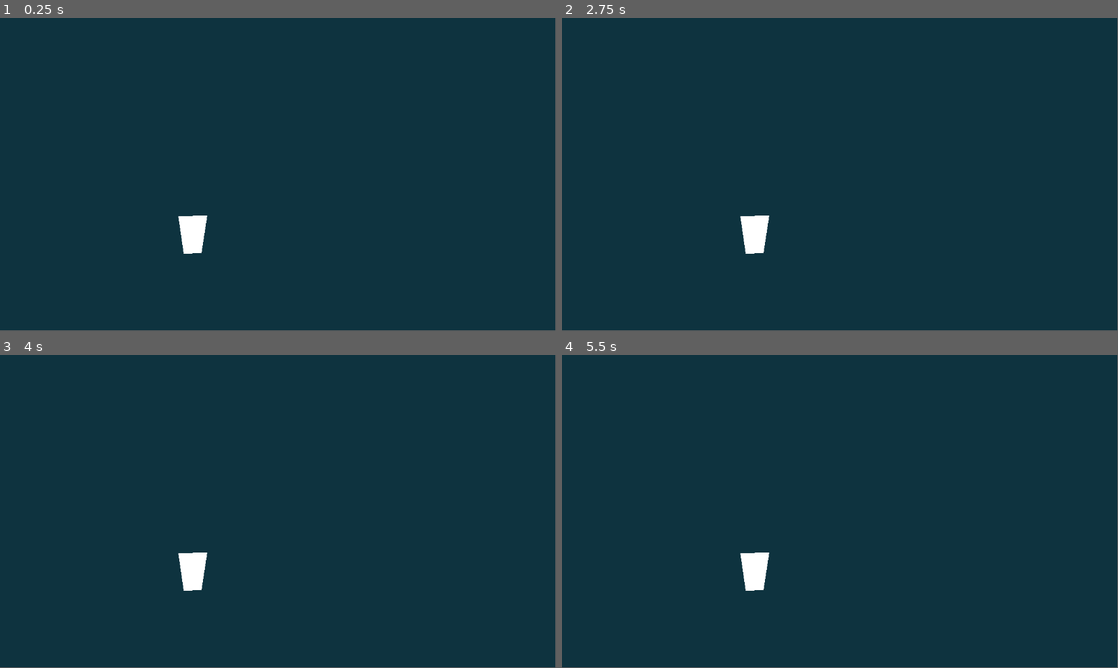
Above: before the commit, frames 1-4 (two rows, left to right).
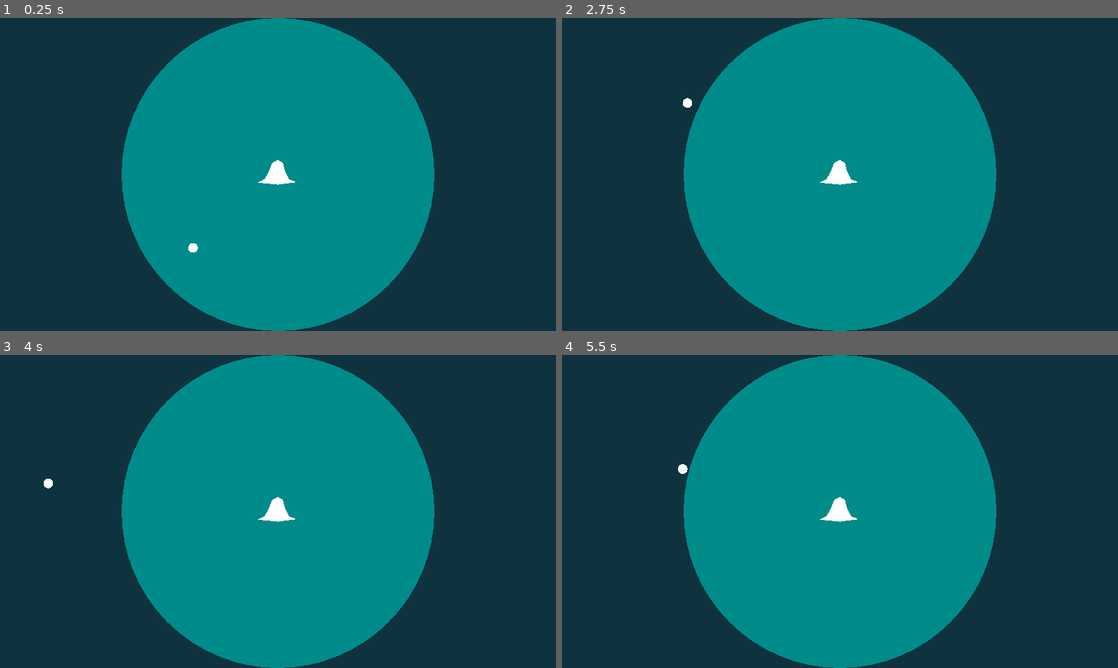
Above: after the commit, the same moments.

Repository: conradte3/ring-it-on
Game: Godot game, scene res://main.tscn
Same seed, same stepped clock (60 frames per second), same inputs: the game is played once before the commit and once after it.
Inputs:
- Up to frame 1 (0.25 s): no input
- Up to frame 2 (2.75 s): tap Enter at 0.5 s; hold E (up) 0.53-2.03 s; hold S (left) from 2.03 s (still down)
- Up to frame 3 (4 s): release S (left) at 3.53 s; hold D (down) from 3.53 s (still down)
- Up to frame 4 (5.5 s): tap Space at 4.25 s; release D (down) at 4.28 s; hold F (right) 4.28-5.03 s; hold E (up) from 5.03 s (still down)
In our replay, the window is 799x449 before the commit and 800x450 after it. These sizes can differ from the game's own. Grey fills any space a smaller window leaves; there, only what the larger window draws over its background counts as a difference.

The runs differ from the first frame. In frame 1, 44% of the frame differs, in the area x 21-79%, y 0-100%; in frame 2, 44%; in frame 3, 44%; in frame 4, 44%, in the area x 20-79%, y 0-100%.

Commit message:
Basic bell and enemy stuff, I guess I'm going with this

Diff:
--- /dev/null
+++ b/bell.gd
@@ -0,0 +1,29 @@
+extends Node2D
+
+var enemy_scene = preload("res://enemy.tscn")
+
+var wave_radius := 0.0
+
+func _on_area_2d_area_entered(_area: Area2D) -> void:
+	print("Ding!")
+	ring()
+
+func ring() -> void:
+	var tw = create_tween()
+	tw.tween_method(update_wave, 0.0, 1000.0, 1.0)
+
+	for i in range(10):
+		var inst = enemy_scene.instantiate()
+		var angle = randf_range(0.0, PI * 2)
+		var height = get_viewport_rect().size.y / 2.
+		inst.global_position = global_position + Vector2(height, 0.0).rotated(angle)
+		owner.add_child.call_deferred(inst)
+
+func update_wave(radius: float) -> void:
+	wave_radius = radius
+	queue_redraw()
+
+func _draw() -> void:
+	draw_circle(Vector2.ZERO, get_viewport_rect().size.y / 2., Color.DARK_CYAN)
+	if wave_radius > 0 and wave_radius < 1000.0:
+		draw_arc(Vector2.ZERO, wave_radius, 0.0, PI * 2.0, floor(wave_radius / 2), Color.WHITE, 2.0, true)
--- /dev/null
+++ b/bell.tscn
@@ -0,0 +1,21 @@
+[gd_scene load_steps=3 format=3 uid="uid://dhxy55ndj57jo"]
+
+[ext_resource type="Script" path="res://bell.gd" id="1_i7tal"]
+
+[sub_resource type="CircleShape2D" id="CircleShape2D_fla4c"]
+radius = 18.868
+
+[node name="Bell" type="Node2D"]
+script = ExtResource("1_i7tal")
+
+[node name="Polygon2D" type="Polygon2D" parent="."]
+polygon = PackedVector2Array(0, -30, -12, -24, -19, -6, -28, 10, -42, 17, 0, 21, 39, 16, 23, 10, 15, -6, 10, -24)
+
+[node name="Area2D" type="Area2D" parent="."]
+collision_layer = 0
+collision_mask = 8
+
+[node name="CollisionShape2D" type="CollisionShape2D" parent="Area2D"]
+shape = SubResource("CircleShape2D_fla4c")
+
+[connection signal="area_entered" from="Area2D" to="." method="_on_area_2d_area_entered"]
--- /dev/null
+++ b/enemy.gd
@@ -0,0 +1,31 @@
+extends Node2D
+
+var target: Node2D
+var speed = 100.0
+
+var avoiding: Array[Node2D] = [] as Array[Node2D]
+
+func _ready() -> void:
+	target = get_tree().get_first_node_in_group("player")
+
+func _process(delta: float) -> void:
+	var dir = (target.global_position - global_position).normalized()
+	for avoid in avoiding:
+		var diff = avoid.global_position - global_position
+		var length = diff.length()
+		var force = 5.0
+		if length >= 1.0:
+			force = force / length
+		dir -= diff.normalized() * force
+
+	position += dir.normalized() * speed * delta
+
+func _draw() -> void:
+	draw_circle(Vector2.ZERO, 10.0, Color.RED)
+
+
+func _on_avoid_detector_area_entered(area: Area2D) -> void:
+	avoiding.append(area)
+
+func _on_avoid_detector_area_exited(area: Area2D) -> void:
+	avoiding.erase(area)
--- /dev/null
+++ b/enemy.tscn
@@ -0,0 +1,28 @@
+[gd_scene load_steps=4 format=3 uid="uid://dcc6ib4he2d4n"]
+
+[ext_resource type="Script" path="res://enemy.gd" id="1_5e1t1"]
+
+[sub_resource type="CircleShape2D" id="CircleShape2D_urb00"]
+radius = 31.4006
+
+[sub_resource type="CircleShape2D" id="CircleShape2D_wjaqe"]
+
+[node name="Enemy" type="Node2D"]
+script = ExtResource("1_5e1t1")
+
+[node name="AvoidDetector" type="Area2D" parent="."]
+collision_layer = 0
+collision_mask = 128
+
+[node name="CollisionShape2D" type="CollisionShape2D" parent="AvoidDetector"]
+shape = SubResource("CircleShape2D_urb00")
+
+[node name="AvoidSpace" type="Area2D" parent="."]
+collision_layer = 128
+collision_mask = 0
+
+[node name="CollisionShape2D" type="CollisionShape2D" parent="AvoidSpace"]
+shape = SubResource("CircleShape2D_wjaqe")
+
+[connection signal="area_entered" from="AvoidDetector" to="." method="_on_avoid_detector_area_entered"]
+[connection signal="area_exited" from="AvoidDetector" to="." method="_on_avoid_detector_area_exited"]
--- a/main.tscn
+++ b/main.tscn
@@ -1,6 +1,7 @@
-[gd_scene load_steps=2 format=3 uid="uid://bgmreagrm8y47"]
+[gd_scene load_steps=3 format=3 uid="uid://bgmreagrm8y47"]
 
 [ext_resource type="PackedScene" uid="uid://cr66hiyocclu4" path="res://player.tscn" id="1_8en8c"]
+[ext_resource type="PackedScene" uid="uid://dhxy55ndj57jo" path="res://bell.tscn" id="2_s0uu7"]
 
 [node name="Main" type="Node2D"]
 
@@ -8,5 +9,8 @@
 color = Color(0.0588235, 0.2, 0.25098, 1)
 polygon = PackedVector2Array(-60, -56, -85, 703, 1240, 685, 1235, -73)
 
-[node name="Player" parent="." instance=ExtResource("1_8en8c")]
+[node name="Bell" parent="." instance=ExtResource("2_s0uu7")]
+position = Vector2(576, 324)
+
+[node name="Player" parent="." groups=["player"] instance=ExtResource("1_8en8c")]
 position = Vector2(400, 476)
--- a/player.gd
+++ b/player.gd
@@ -1,8 +1,20 @@
 extends Node2D
 
+@export_range(50.0, 400.0) var speed := 200.0
 
-func _input(event: InputEvent) -> void:
+func _input(_event: InputEvent) -> void:
 	pass
+var size := Vector2.ZERO
 
 func _process(delta: float) -> void:
 	var dir = Input.get_vector("left", "right", "up", "down")
+
+	position += dir * speed * delta
+
+	var old = size
+	size = get_viewport_rect().size
+	if old != size:
+		print(size)
+
+func _draw() -> void:
+	draw_circle(Vector2.ZERO, 10.0, Color.WHITE)
--- a/player.tscn
+++ b/player.tscn
@@ -1,10 +1,24 @@
-[gd_scene load_steps=2 format=3 uid="uid://cr66hiyocclu4"]
+[gd_scene load_steps=4 format=3 uid="uid://cr66hiyocclu4"]
 
 [ext_resource type="Script" path="res://player.gd" id="1_noqjy"]
+
+[sub_resource type="CircleShape2D" id="CircleShape2D_qocfm"]
+
+[sub_resource type="CircleShape2D" id="CircleShape2D_rjtut"]
 
 [node name="Player" type="Node2D"]
 script = ExtResource("1_noqjy")
 
-[node name="Polygon2D" type="Polygon2D" parent="."]
-position = Vector2(1, -19)
-polygon = PackedVector2Array(-31, -46, -20, 32, 17, 31, 29, -47)
+[node name="Ringer" type="Area2D" parent="."]
+collision_layer = 8
+collision_mask = 0
+
+[node name="CollisionShape2D" type="CollisionShape2D" parent="Ringer"]
+shape = SubResource("CircleShape2D_qocfm")
+
+[node name="Area2D" type="Area2D" parent="."]
+collision_layer = 2
+collision_mask = 0
+
+[node name="CollisionShape2D" type="CollisionShape2D" parent="Area2D"]
+shape = SubResource("CircleShape2D_rjtut")
--- a/project.godot
+++ b/project.godot
@@ -16,28 +16,53 @@
 config/features=PackedStringArray("4.2", "GL Compatibility")
 config/icon="res://icon.svg"
 
+[display]
+
+window/stretch/mode="canvas_items"
+
 [input]
 
 left={
 "deadzone": 0.5,
 "events": [Object(InputEventKey,"resource_local_to_scene":false,"resource_name":"","device":-1,"window_id":0,"alt_pressed":false,"shift_pressed":false,"ctrl_pressed":false,"meta_pressed":false,"pressed":false,"keycode":0,"physical_keycode":83,"key_label":0,"unicode":115,"echo":false,"script":null)
+, Object(InputEventKey,"resource_local_to_scene":false,"resource_name":"","device":-1,"window_id":0,"alt_pressed":false,"shift_pressed":false,"ctrl_pressed":false,"meta_pressed":false,"pressed":false,"keycode":0,"physical_keycode":4194319,"key_label":0,"unicode":0,"echo":false,"script":null)
+, Object(InputEventJoypadMotion,"resource_local_to_scene":false,"resource_name":"","device":-1,"axis":0,"axis_value":-1.0,"script":null)
 ]
 }
 right={
 "deadzone": 0.5,
 "events": [Object(InputEventKey,"resource_local_to_scene":false,"resource_name":"","device":-1,"window_id":0,"alt_pressed":false,"shift_pressed":false,"ctrl_pressed":false,"meta_pressed":false,"pressed":false,"keycode":0,"physical_keycode":70,"key_label":0,"unicode":102,"echo":false,"script":null)
+, Object(InputEventKey,"resource_local_to_scene":false,"resource_name":"","device":-1,"window_id":0,"alt_pressed":false,"shift_pressed":false,"ctrl_pressed":false,"meta_pressed":false,"pressed":false,"keycode":0,"physical_keycode":4194321,"key_label":0,"unicode":0,"echo":false,"script":null)
+, Object(InputEventJoypadMotion,"resource_local_to_scene":false,"resource_name":"","device":-1,"axis":0,"axis_value":1.0,"script":null)
 ]
 }
 up={
 "deadzone": 0.5,
 "events": [Object(InputEventKey,"resource_local_to_scene":false,"resource_name":"","device":-1,"window_id":0,"alt_pressed":false,"shift_pressed":false,"ctrl_pressed":false,"meta_pressed":false,"pressed":false,"keycode":0,"physical_keycode":69,"key_label":0,"unicode":101,"echo":false,"script":null)
+, Object(InputEventKey,"resource_local_to_scene":false,"resource_name":"","device":-1,"window_id":0,"alt_pressed":false,"shift_pressed":false,"ctrl_pressed":false,"meta_pressed":false,"pressed":false,"keycode":0,"physical_keycode":4194320,"key_label":0,"unicode":0,"echo":false,"script":null)
+, Object(InputEventJoypadMotion,"resource_local_to_scene":false,"resource_name":"","device":-1,"axis":1,"axis_value":-1.0,"script":null)
 ]
 }
 down={
 "deadzone": 0.5,
 "events": [Object(InputEventKey,"resource_local_to_scene":false,"resource_name":"","device":-1,"window_id":0,"alt_pressed":false,"shift_pressed":false,"ctrl_pressed":false,"meta_pressed":false,"pressed":false,"keycode":0,"physical_keycode":68,"key_label":0,"unicode":100,"echo":false,"script":null)
+, Object(InputEventKey,"resource_local_to_scene":false,"resource_name":"","device":-1,"window_id":0,"alt_pressed":false,"shift_pressed":false,"ctrl_pressed":false,"meta_pressed":false,"pressed":false,"keycode":0,"physical_keycode":4194322,"key_label":0,"unicode":0,"echo":false,"script":null)
+, Object(InputEventJoypadMotion,"resource_local_to_scene":false,"resource_name":"","device":-1,"axis":1,"axis_value":1.0,"script":null)
 ]
 }
+dash={
+"deadzone": 0.5,
+"events": [Object(InputEventKey,"resource_local_to_scene":false,"resource_name":"","device":-1,"window_id":0,"alt_pressed":false,"shift_pressed":false,"ctrl_pressed":false,"meta_pressed":false,"pressed":false,"keycode":0,"physical_keycode":32,"key_label":0,"unicode":32,"echo":false,"script":null)
+, Object(InputEventKey,"resource_local_to_scene":false,"resource_name":"","device":-1,"window_id":0,"alt_pressed":false,"shift_pressed":false,"ctrl_pressed":false,"meta_pressed":false,"pressed":false,"keycode":0,"physical_keycode":90,"key_label":0,"unicode":122,"echo":false,"script":null)
+, Object(InputEventJoypadButton,"resource_local_to_scene":false,"resource_name":"","device":-1,"button_index":0,"pressure":0.0,"pressed":true,"script":null)
+]
+}
+
+[layer_names]
+
+2d_physics/layer_2="PlayerWeapon"
+2d_physics/layer_4="Ringer"
+2d_physics/layer_8="Avoid"
 
 [rendering]
 
